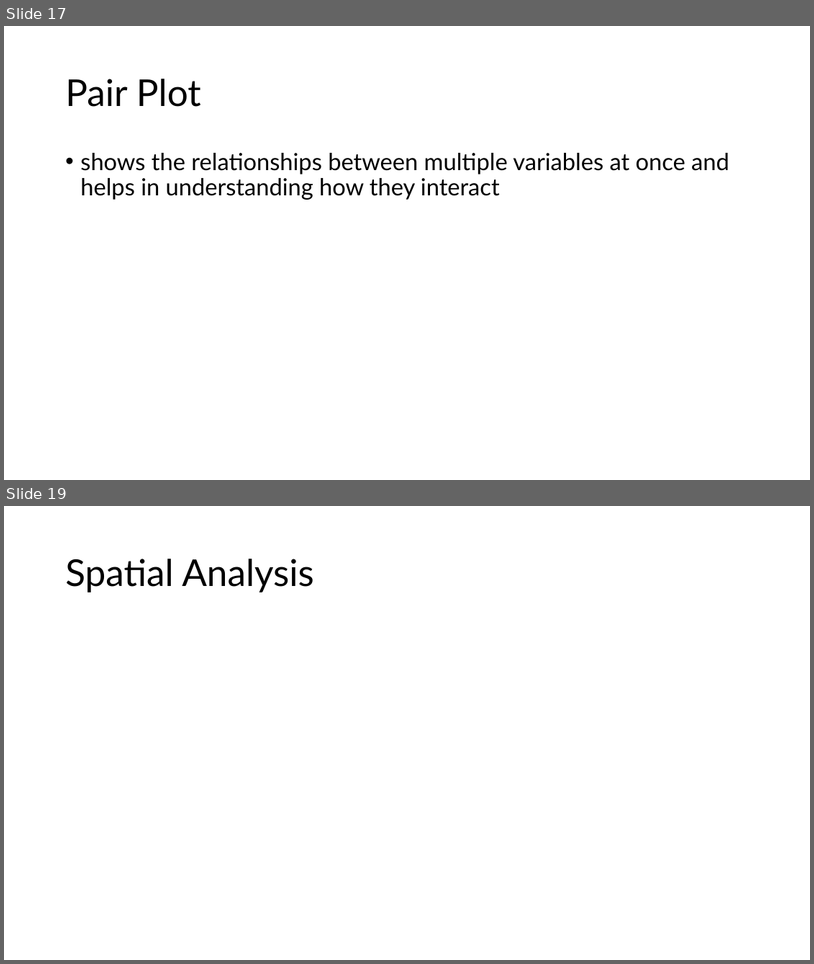
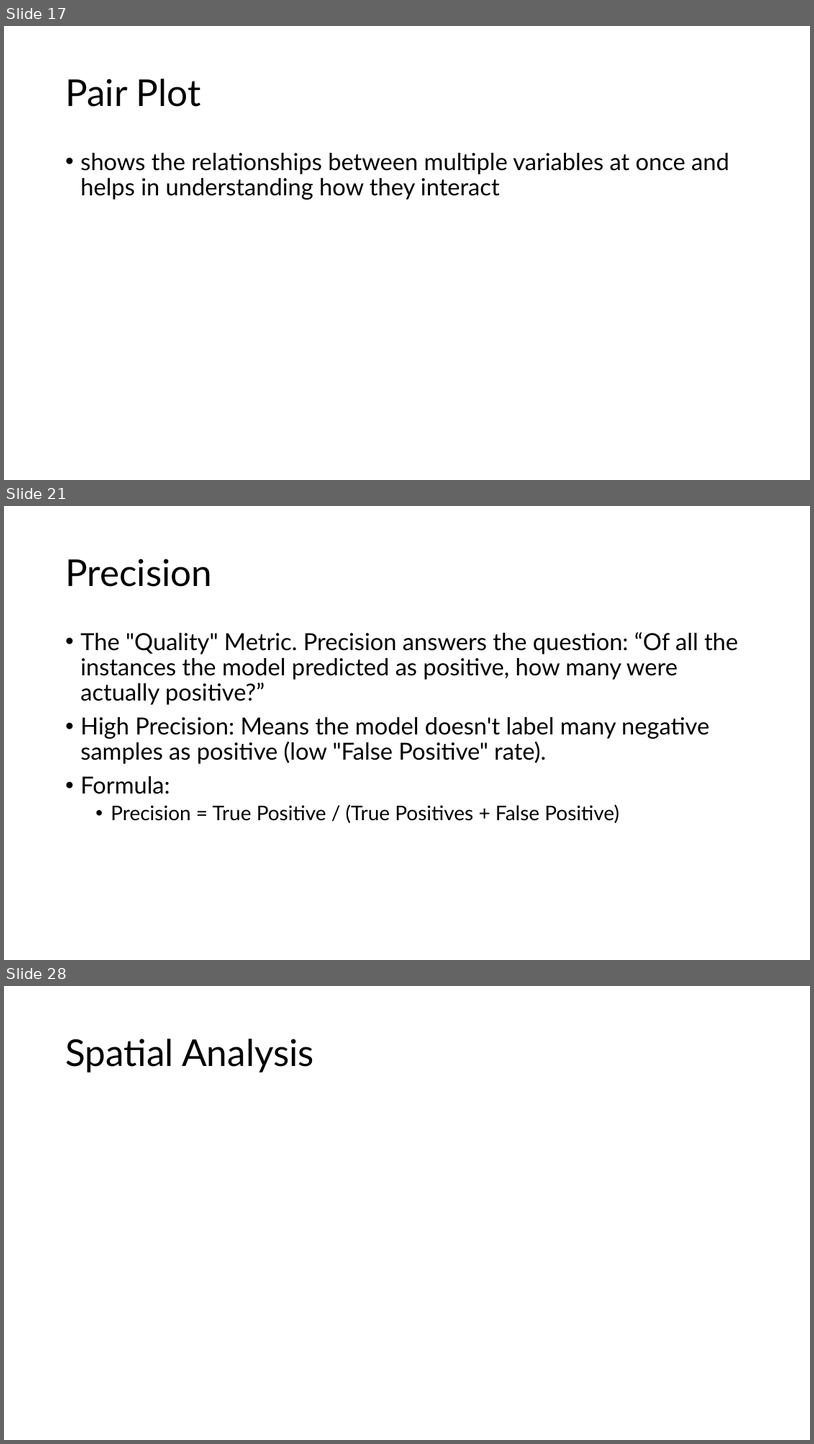
Before and after one commit to sabbirhasaann/ml-lab, a slide deck: NN and ML Lab.pptx. Shown one above the other, each under a label of ours: slides 17 and 19 before the commit, slides 17, 21 and 28 after it; the slides between them are not shown. The pictures are 814x964 and 814x1444 pixels, drawn with LibreOffice and Linux fonts; fonts in the diff are those of the drawing. Boxes give left, top, right and bottom in pixels: in the first picture for what was removed or moved away, otherwise in the second. Text is boxed around its words. In the diff, an @@ line names an element or a change of style, - is before the commit and + after.

```diff
--- a/NN and ML Lab.pptx
+++ b/NN and ML Lab.pptx
@@ slide 21 added at [4, 506, 810, 960], background #FFFFFF @@
@@ title added at [65, 559, 212, 587], 44 pt, text #000000 @@
+Precision
@@ text added at [80, 632, 738, 823], 28 pt, text #000000 @@
+• The "Quality" Metric. Precision answers the question: “Of all the instances the model predicted as positive, how many were actually positive?”
+• High Precision: Means the model doesn't label many negative samples as positive (low "False Positive" rate).
+• Formula:
+  • Precision = True Positive / (True Positives + False Positive)
@@ what was slide 19 is now slide 28 @@
```
Also in this commit, not shown: 1 slide changed, 23 other slides added, 1 other file.
